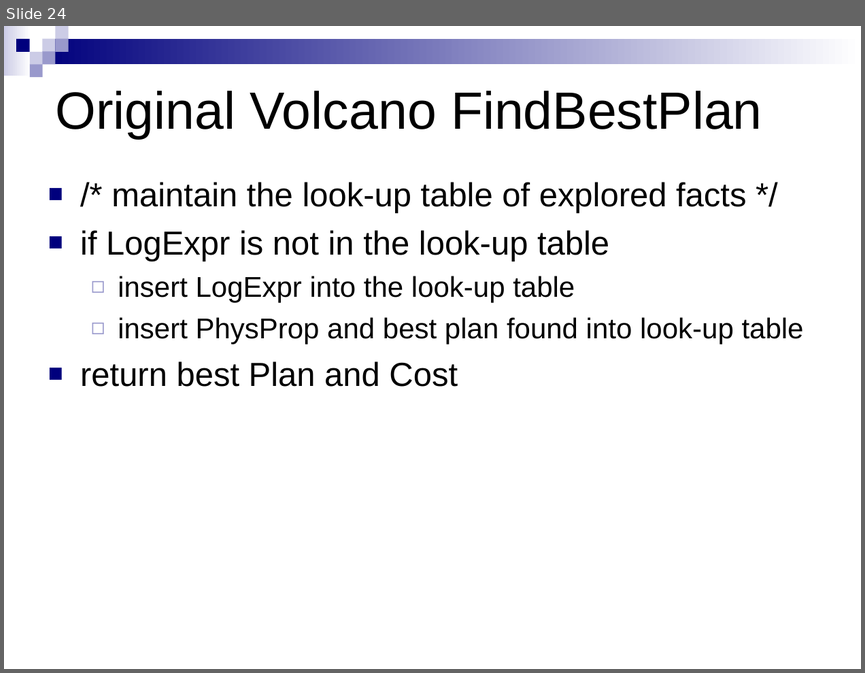
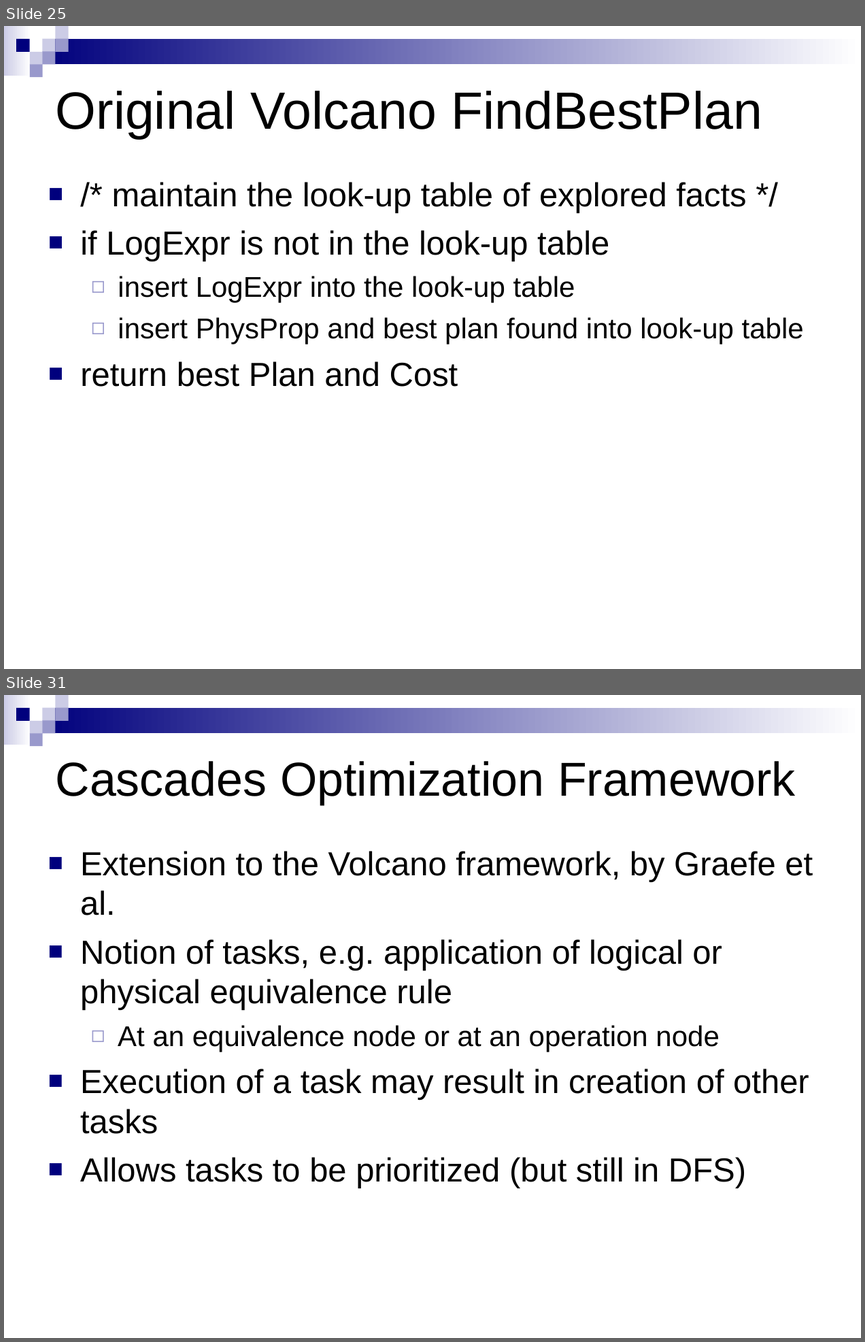
Before and after one commit to sungsoo/sungsoo.github.io, a slide deck: articles/VolcanoOptimizer.ppt. Shown one above the other, each under a label of ours: slide 24 before the commit, slides 25 and 31 after it; the slides between them are not shown. The pictures are 865x673 and 865x1342 pixels, drawn with LibreOffice and Linux fonts; fonts in the diff are those of the drawing. Boxes give left, top, right and bottom in pixels: in the first picture for what was removed or moved away, otherwise in the second. Text is boxed around its words. In the diff, an @@ line names an element or a change of style, - is before the commit and + after.

```diff
--- a/articles/VolcanoOptimizer.ppt
+++ b/articles/VolcanoOptimizer.ppt
@@ slide 31 added at bbox=[4, 695, 861, 1338], background #FFFFFF; not listed: 9 template elements that a slide beside it also shows @@
@@ title added at bbox=[56, 761, 796, 804], 40 pt, text #000000 @@
+Cascades Optimization Framework
@@ text added at bbox=[80, 851, 813, 1188], 28 pt, text #000000 @@
+■ Extension to the Volcano framework, by Graefe et al.
+■ Notion of tasks, e.g. application of logical or physical equivalence rule
+  ◻ At an equivalence node or at an operation node
+■ Execution of a task may result in creation of other tasks
+■ Allows tasks to be prioritized (but still in DFS)
@@ what was slide 24 is now slide 25 @@
```
Also in this commit, not shown: 1 slide changed, 6 other slides added, 5 other files.
